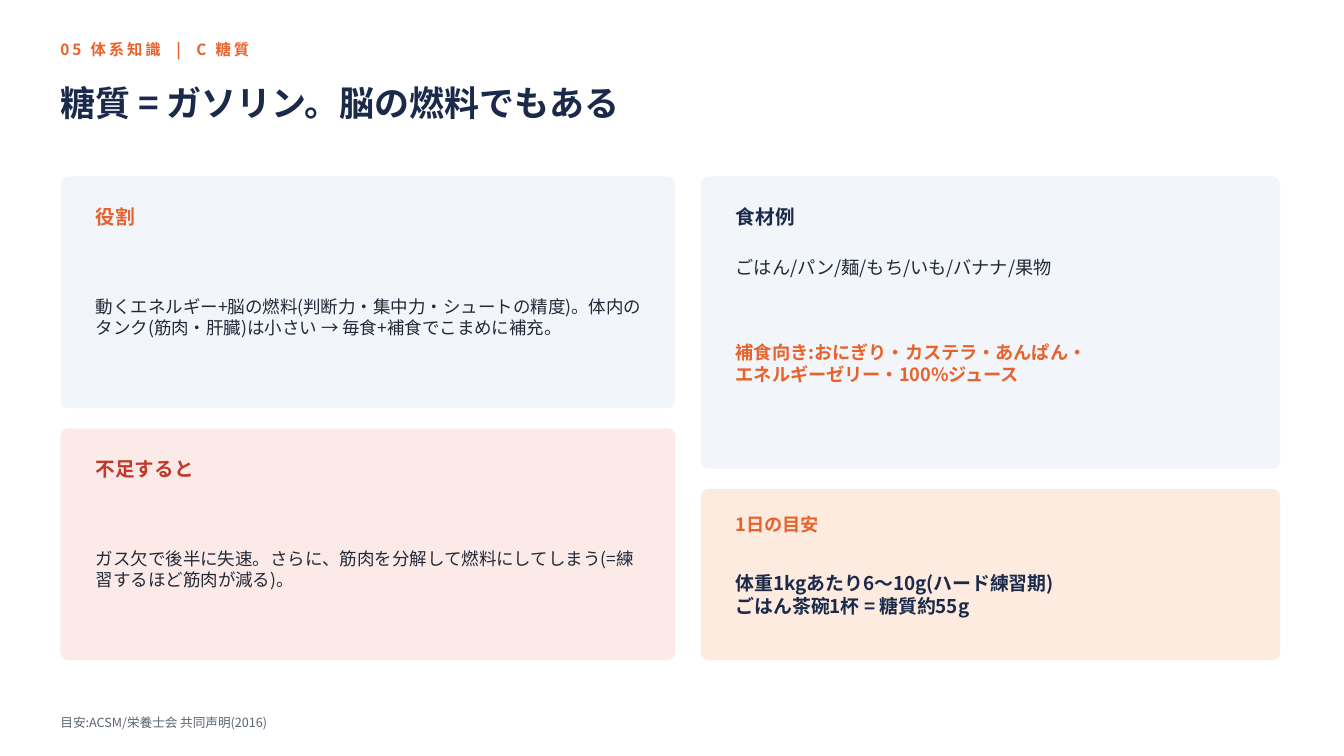
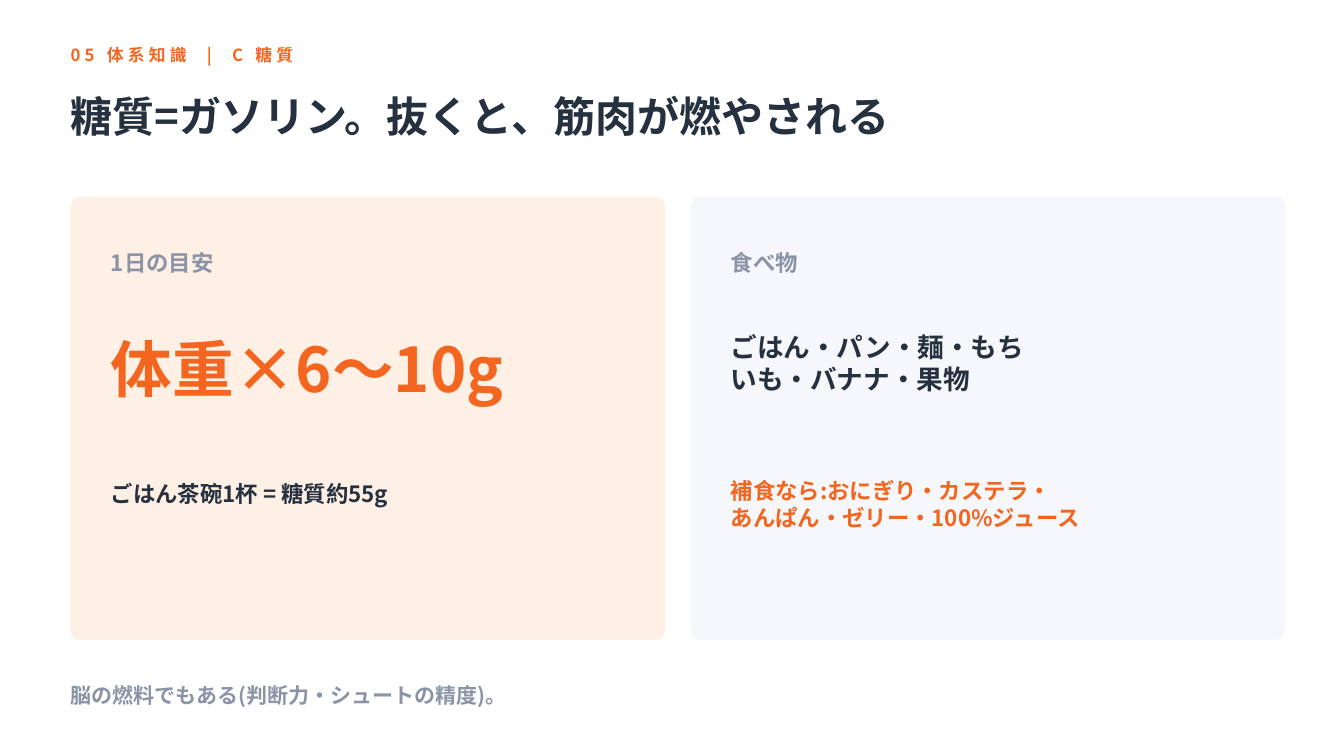
Before and after one commit to k-nomiya/Claude-Code-Test, a slide deck: slide 26 of nutrition-workshop/slides.pptx (slide 25 before the commit). Drawn at 1344x756 pixels with LibreOffice and Linux fonts; fonts in the diff are those of the drawing. Boxes give left, top, right and bottom in pixels: in the first picture for what was removed or moved away, otherwise in the second. Text is boxed around its words. In the diff, an @@ line names an element or a change of style, - is before the commit and + after.

```diff
--- a/nutrition-workshop/slides.pptx
+++ b/nutrition-workshop/slides.pptx
@@ text "05 体系知識 | C 糖質": place and size @@
-text "05 体系知識 | C 糖質" at [91, 42, 250, 57]
+text "05 体系知識 | C 糖質" at [107, 46, 293, 63]
@@ text "05 体系知識 | C 糖質" at [107, 46, 293, 63]: size 11 to 12 pt, text colour #E8622C to #F4661F, letter spacing 2 to 3 pt @@
@@ text at [71, 95, 889, 136]: text changed; size 25 to 30 pt; text colour #1B2A4A to #26313F @@
-糖質 = ガソリン。脳の燃料でもある
+糖質=ガソリン。抜くと、筋肉が燃やされる
@@ rounded rectangle removed at [60, 176, 676, 408] @@
@@ rounded rectangle added at [71, 197, 665, 640], fill #FFF0E6 @@
@@ text removed at [96, 207, 135, 226] @@
-役割
@@ rounded rectangle: place and size @@
-rounded rectangle at [701, 176, 1280, 469]
+rounded rectangle at [691, 197, 1286, 640]
@@ rounded rectangle at [691, 197, 1286, 640]: fill #F2F5FA to #F5F7FA; proportions changed @@
@@ text "1日の目安": place and size @@
-text "1日の目安" at [736, 515, 819, 533]
+text "1日の目安" at [111, 252, 214, 273]
@@ text "1日の目安" at [111, 252, 214, 273]: size 13 to 16 pt, text colour #E8622C to #8A94A6 @@
@@ text at [731, 252, 798, 273]: text changed; size 14 to 16 pt; text colour #1B2A4A to #8A94A6 @@
-食材例
+食べ物
@@ text removed at [96, 298, 642, 338] @@
-動くエネルギー+脳の燃料(判断力・集中力・シュートの精度)。体内のタンク(筋肉・肝臓)は小さい → 毎食+補食でこまめに補充。
@@ text added at [111, 340, 504, 407], 44 pt, text #F4661F, bold @@
+体重×6〜10g
@@ text at [731, 334, 1024, 392]: text changed; size 13 to 19 pt; text colour #222A38 to #26313F; bold on @@
-ごはん/パン/麺/もち/いも/バナナ/果物
+ごはん・パン・麺・もち
+いも・バナナ・果物
@@ rounded rectangle removed at [60, 429, 676, 660] @@
@@ text removed at [96, 460, 194, 478] @@
-不足すると
@@ text "ごはん茶碗1杯 = 糖質約55g": place and size @@
-text "ごはん茶碗1杯 = 糖質約55g" at [736, 574, 1054, 618]
+text "ごはん茶碗1杯 = 糖質約55g" at [111, 483, 388, 508]
@@ text "ごはん茶碗1杯 = 糖質約55g" at [111, 483, 388, 508]: size 13.5 to 16 pt, text colour #1B2A4A to #26313F @@
@@ rounded rectangle removed at [701, 489, 1280, 660] @@
@@ text at [731, 480, 1080, 528]: text changed; size 13 to 16 pt; text colour #E8622C to #F4661F @@
-補食向き:おにぎり・カステラ・あんぱん・
-エネルギーゼリー・100%ジュース
+補食なら:おにぎり・カステラ・
+あんぱん・ゼリー・100%ジュース
@@ text removed at [96, 550, 634, 590] @@
-ガス欠で後半に失速。さらに、筋肉を分解して燃料にしてしまう(=練習するほど筋肉が減る)。
@@ text at [736, 574, 1054, 595]: paragraph removed @@
-体重1kgあたり6〜10g(ハード練習期)
@@ text added at [71, 685, 507, 707], 15 pt, text #8A94A6, bold @@
+脳の燃料でもある(判断力・シュートの精度)。
@@ text removed at [60, 716, 267, 729] @@
-目安:ACSM/栄養士会 共同声明(2016)
```
Also in this commit, not shown: 44 other slides changed, 1 slide added.
